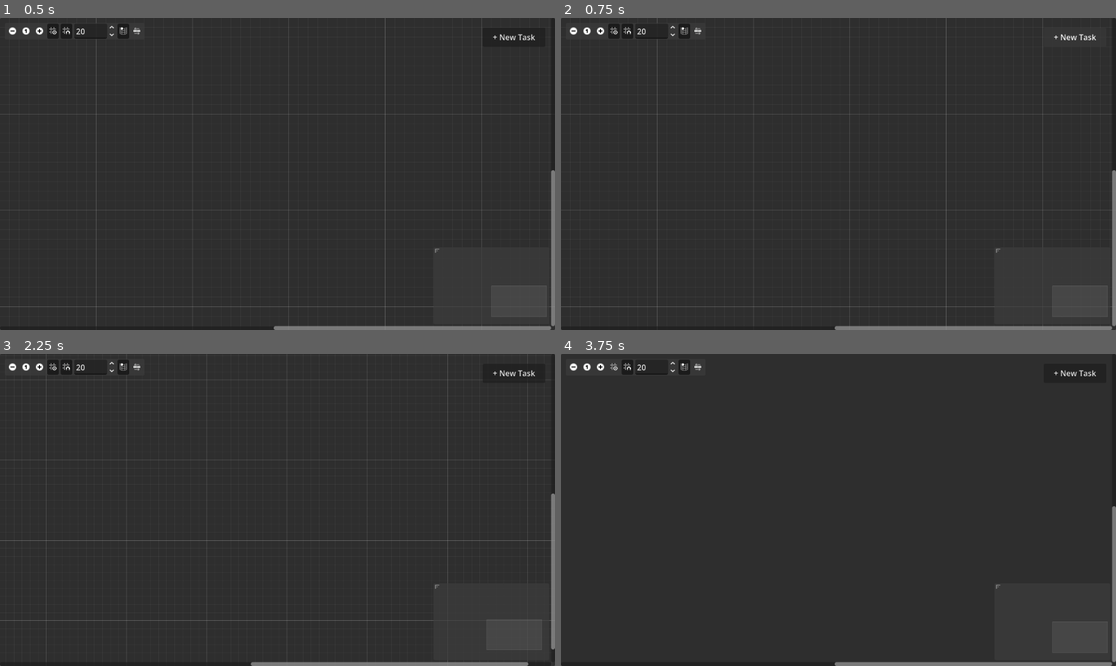
Above: before the commit, frames 1-4 (two rows, left to right).
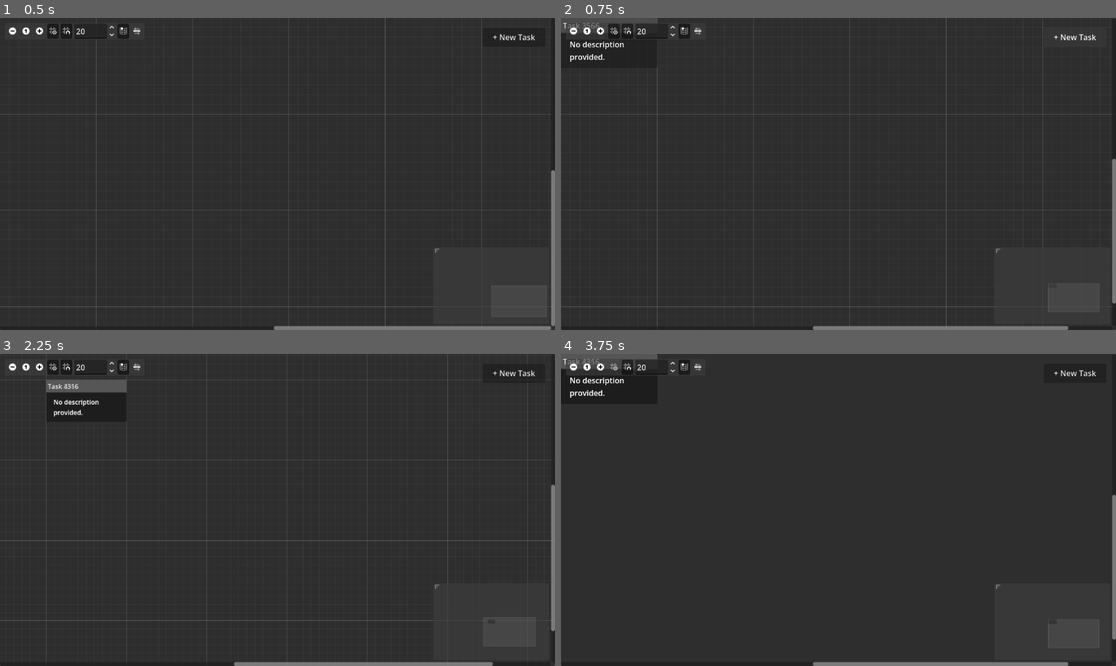
Above: after the commit, the same moments.

Repository: 1110sillabo/todo_gsd
Game: Godot game, scene res://src/ui/task_box.tscn
The game is run twice, just before and just after one commit, with the same random seed, the same clock (stepped at 60 frames per second) and the same inputs. The project has no main scene, so this scene is started directly.
Inputs (mouse positions are in pixels of both pictures, inside the frame that each line leads up to):
- Up to frame 1 (0.5 s): no input
- Up to frame 2 (0.75 s): click "+ New Task" at 0.5 s
- Up to frame 3 (2.25 s): click "+ New Task" at 1.25 s; click (11, 366) at 2 s
- Up to frame 4 (3.75 s): click (599, 366) at 2.75 s; click (616, 366) at 3.5 s

Frame 1 is identical in both runs. In frame 2, 0.8% of the frame differs, in the area x 0-100%, y 0-100%; in frame 3, 1.0%, in the area x 8-100%, y 8-100%; in frame 4, 0.8%.
Error before the commit: Parse Error: Could not resolve class "PersistenceManager", because of a parser error. (res://src/ui/task_box.gd:19)
Error after the commit: Invalid access to property or key 'graph_position' on a base object of type 'Resource (TaskResource)'. (res://src/ui/task_node.gd:9)

Commit message:
refactor: replan as mobile-first Todoist clone in Godot 4.6
- Rewrite PROJECT.md, REQUIREMENTS.md, ROADMAP.md for new vision
- 5-phase roadmap: Data Layer, Task List UI, Task Editing, Notes UI, App Shell
- Drop GraphEdit / BlogBox / DecisionBox approach entirely
- Remove graph_position from TaskResource
- Add NoteResource (title, content, created_at)
- Fix persistence_manager.gd: remove duplicate load_task, add note CRUD
- Fix test_task_resource.gd: spaces -> tabs
- Remove wrong GraphEdit-based Phase 2 plans
- Add 01-03-PLAN.md: data layer patch plan

Diff:
--- a/src/persistence/persistence_manager.gd
+++ b/src/persistence/persistence_manager.gd
@@ -11,9 +11,6 @@
 func save_task(task: TaskResource) -> Error:
 	var path: String = TASKS_PATH + "%s.tres" % task.title.validate_filename()
 	return ResourceSaver.save(task, path)
-
-## Loads a TaskResource from the specified path.
-func load_task(filename: String) -> TaskResource:
 
 ## Loads a TaskResource from the specified path.
 func load_task(filename: String) -> TaskResource:
@@ -41,3 +38,41 @@
 	if FileAccess.file_exists(path):
 		return DirAccess.remove_absolute(path)
 	return ERR_FILE_NOT_FOUND
+
+# ---------- Notes ----------
+
+const NOTES_PATH: String = "user://notes/"
+
+## Saves a NoteResource to disk.
+func save_note(note: NoteResource) -> Error:
+	if not DirAccess.dir_exists_absolute(NOTES_PATH):
+		DirAccess.make_dir_recursive_absolute(NOTES_PATH)
+	var path: String = NOTES_PATH + "%s.tres" % note.title.validate_filename()
+	return ResourceSaver.save(note, path)
+
+## Loads a NoteResource from the specified filename.
+func load_note(filename: String) -> NoteResource:
+	var path: String = NOTES_PATH + filename
+	if not FileAccess.file_exists(path):
+		return null
+	return load(path) as NoteResource
+
+## Lists all note resource filenames.
+func list_notes() -> Array[String]:
+	var files: Array[String] = []
+	var dir: DirAccess = DirAccess.open(NOTES_PATH)
+	if dir:
+		dir.list_dir_begin()
+		var file_name: String = dir.get_next()
+		while file_name != "":
+			if not dir.current_is_dir() and file_name.ends_with(".tres"):
+				files.append(file_name)
+			file_name = dir.get_next()
+	return files
+
+## Deletes a note resource.
+func delete_note(filename: String) -> Error:
+	var path: String = NOTES_PATH + filename
+	if FileAccess.file_exists(path):
+		return DirAccess.remove_absolute(path)
+	return ERR_FILE_NOT_FOUND
--- /dev/null
+++ b/src/resources/note_resource.gd
@@ -0,0 +1,10 @@
+extends Resource
+class_name NoteResource
+
+@export var title: String = ""
+@export var content: String = ""
+@export var created_at: int = 0
+
+func _init() -> void:
+	if created_at == 0:
+		created_at = Time.get_unix_time_from_system()
--- a/src/resources/task_resource.gd
+++ b/src/resources/task_resource.gd
@@ -11,7 +11,6 @@
 @export var completed_at: int = 0
 @export var reschedule_count: int = 0
 @export var tags: Array[String] = []
-@export var graph_position: Vector2 = Vector2.ZERO
 
 func _init() -> void:
 	if created_at == 0:
--- a/tests/unit/test_task_resource.gd
+++ b/tests/unit/test_task_resource.gd
@@ -4,43 +4,43 @@
 
 # Test the basic TaskResource fields and logic
 func test_task_creation() -> void:
-    var task := TaskResource.new()
-    task.title = "Test Task"
+	var task := TaskResource.new()
+	task.title = "Test Task"
 
-    # Assert basics
-    assert_str(task.title).is_equal("Test Task")
-    assert_int(task.created_at).is_greater(0)
-    assert_int(task.reschedule_count).is_equal(0)
+	# Assert basics
+	assert_str(task.title).is_equal("Test Task")
+	assert_int(task.created_at).is_greater(0)
+	assert_int(task.reschedule_count).is_equal(0)
 
 # Test the reschedule logic increments the counter
 func test_task_reschedule() -> void:
-    var task := TaskResource.new()
-    var initial_deadline: int = 1000
-    var next_deadline: int = 2000
+	var task := TaskResource.new()
+	var initial_deadline: int = 1000
+	var next_deadline: int = 2000
 
-    task.deadline = initial_deadline
-    assert_int(task.reschedule_count).is_equal(0)
+	task.deadline = initial_deadline
+	assert_int(task.reschedule_count).is_equal(0)
 
-    task.deadline = next_deadline
-    assert_int(task.reschedule_count).is_equal(1)
-    assert_int(task.deadline).is_equal(next_deadline)
+	task.deadline = next_deadline
+	assert_int(task.reschedule_count).is_equal(1)
+	assert_int(task.deadline).is_equal(next_deadline)
 
 # Test the mark_complete logic
 func test_task_marking_complete() -> void:
-    var task := TaskResource.new()
-    assert_int(task.completed_at).is_equal(0)
+	var task := TaskResource.new()
+	assert_int(task.completed_at).is_equal(0)
 
-    task.mark_complete()
-    assert_int(task.completed_at).is_greater(0)
+	task.mark_complete()
+	assert_int(task.completed_at).is_greater(0)
 
 # Test serialization to markdown
 func test_to_markdown_serialization() -> void:
-    var task := TaskResource.new()
-    task.title = "Task to serialize"
-    var md_output: String = task.to_markdown()
+	var task := TaskResource.new()
+	task.title = "Task to serialize"
+	var md_output: String = task.to_markdown()
 
-    assert_str(md_output).contains("[ ] Task to serialize")
+	assert_str(md_output).contains("[ ] Task to serialize")
 
-    task.mark_complete()
-    md_output = task.to_markdown()
-    assert_str(md_output).contains("[x] Task to serialize")
+	task.mark_complete()
+	md_output = task.to_markdown()
+	assert_str(md_output).contains("[x] Task to serialize")
Not shown, changed: .planning/PROJECT.md
Not shown, changed: .planning/REQUIREMENTS.md
Not shown, changed: .planning/ROADMAP.md
Not shown, added: .planning/phases/01-persistence-foundation/01-03-PLAN.md
Not shown, removed: .planning/phases/02-taskbox/02-01-PLAN.md
Not shown, removed: .planning/phases/02-taskbox/02-02-PLAN.md
Not shown, removed: .planning/phases/02-taskbox/PLAN.md
Not shown, added: .planning/revision.md
